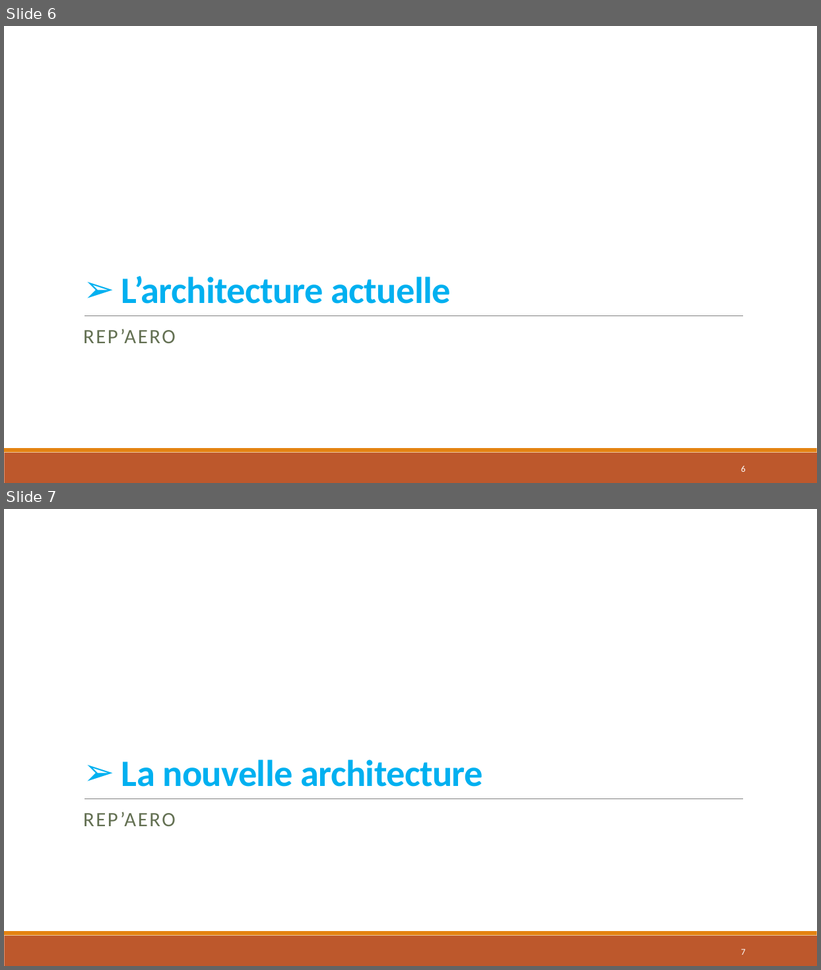
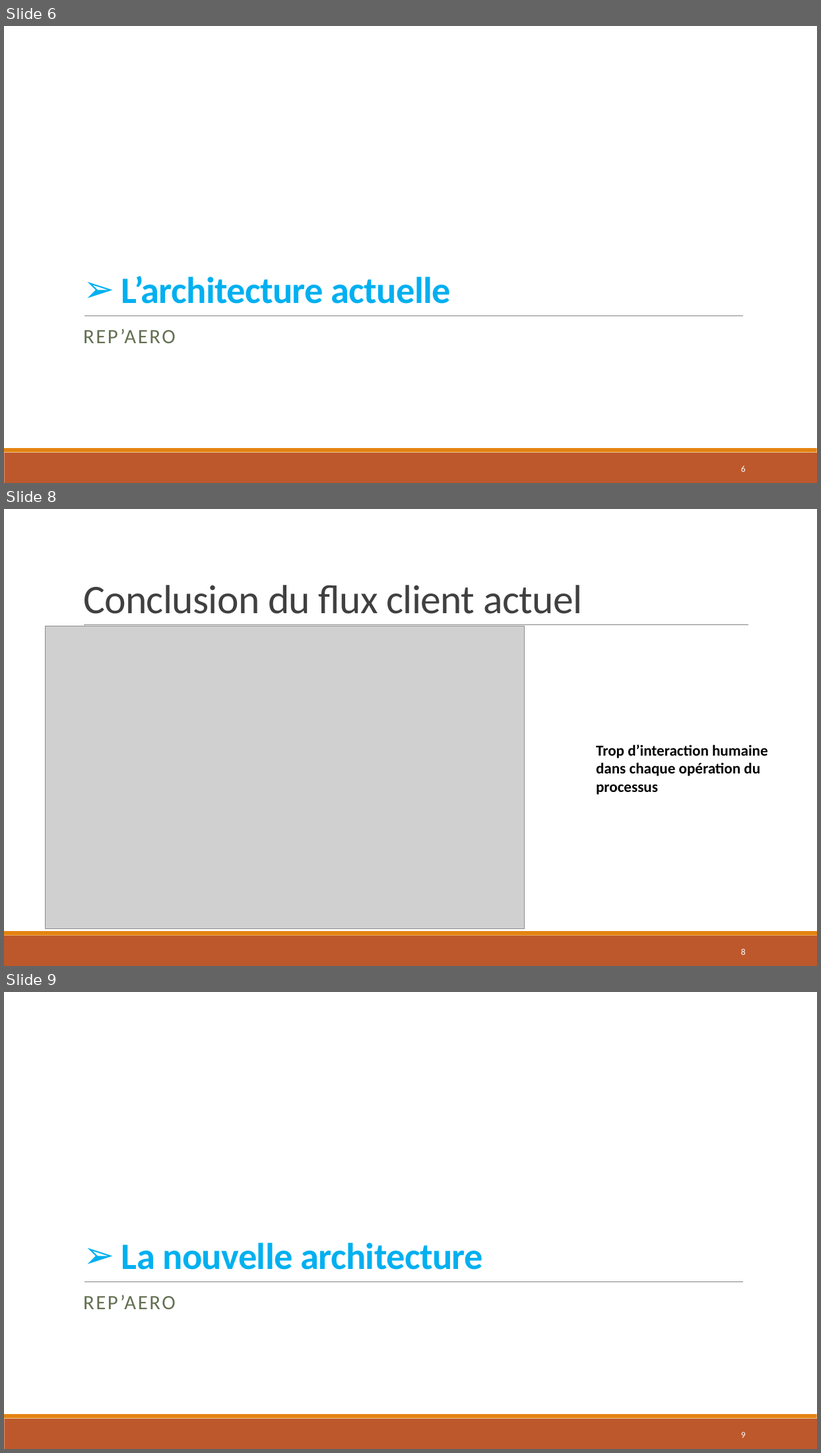
Before and after one commit to wilkill/P7-REP-AERO, a slide deck: Architecture/4 - Présentation/Présentation.pptx. Shown one above the other, each under a label of ours: slides 6 and 7 before the commit, slides 6, 8 and 9 after it; the slides between them are not shown. The pictures are 821x970 and 821x1453 pixels, drawn with LibreOffice and Linux fonts; fonts in the diff are those of the drawing; grey boxes stand for pictures. Boxes give left, top, right and bottom in pixels: in the first picture for what was removed or moved away, otherwise in the second. Text is boxed around its words. In the diff, an @@ line names an element or a change of style, - is before the commit and + after.

```diff
--- a/Architecture/4 - Présentation/Présentation.pptx
+++ b/Architecture/4 - Présentation/Présentation.pptx
@@ slide 8 added at box(4, 509, 817, 966), background #FFFFFF; not listed: 2 template elements that a slide beside it also shows @@
@@ title added at box(83, 585, 582, 614), 48 pt, text #404040 @@
+Conclusion du flux client actuel
@@ picture added at box(45, 626, 524, 929) @@
@@ line added from (84, 625) to (748, 625), #808080 0.5 pt @@
@@ text added at box(596, 745, 768, 795), 18 pt, text #000000, bold @@
+Trop d’interaction humaine dans chaque opération du processus
@@ page number added at box(741, 949, 746, 955), 10.5 pt, text #FFFFFF @@
+8
@@ what was slide 7 is now slide 9 @@
@@ page number at box(741, 1432, 746, 1438): text changed @@
-7
+9
```
Also in this commit, not shown: 3 slides changed, 8 other slides added.
